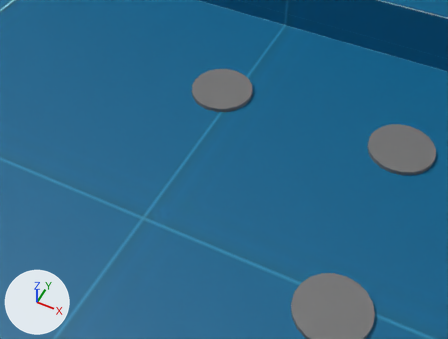
The glTF model public/assets/maze_platform_high.glb: old version first, new version second.
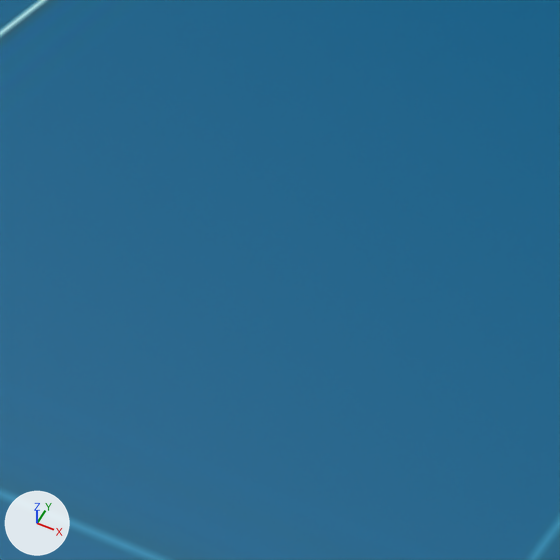
Each version is shown from a 50 mm camera at (-0.84, -3.55, 4.38) aimed at (-2.55, -0.14, 0.12), then close up on the part from 0% to 40% of the width and 0% to 53% of the height. The axes (+X, +Y, +Z) are drawn at lower left. The lights are the same throughout. The last two pictures show the newer version. The close-ups show mesh edges as thin lines. Where no turn or scale is listed for an object, it has been applied to the vertices.
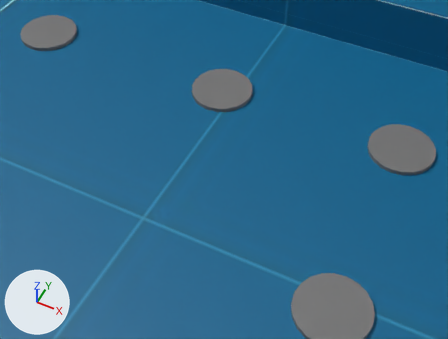
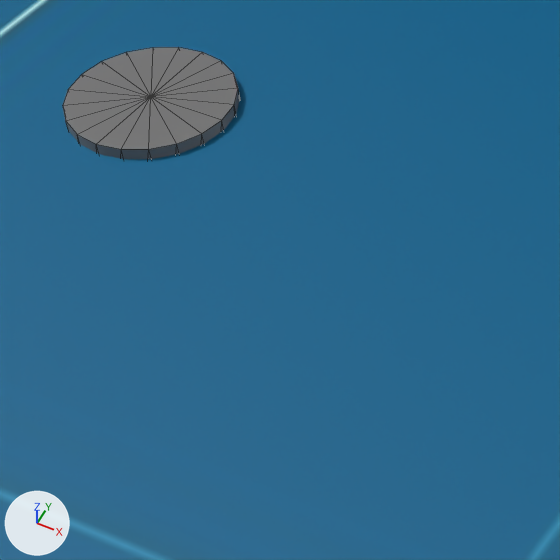
Location of each change, (x1, y1, x2, y2) in pixels of the close-ups (560 x 560 px):
'ToAWorldThatDoesntExist', added
    after: (63, 47, 240, 159)

What the commit changed:
Object 'ToAWorldThatDoesntExist' (ob_toaworldthatdoesntexist) is new; it shows me_cylinder__43.
Its parent is ob_routebasedtriggers.
Its location is (-0.75, -0.5, -0.108).
Its scale is (0.5, 0.5, 0.142).
